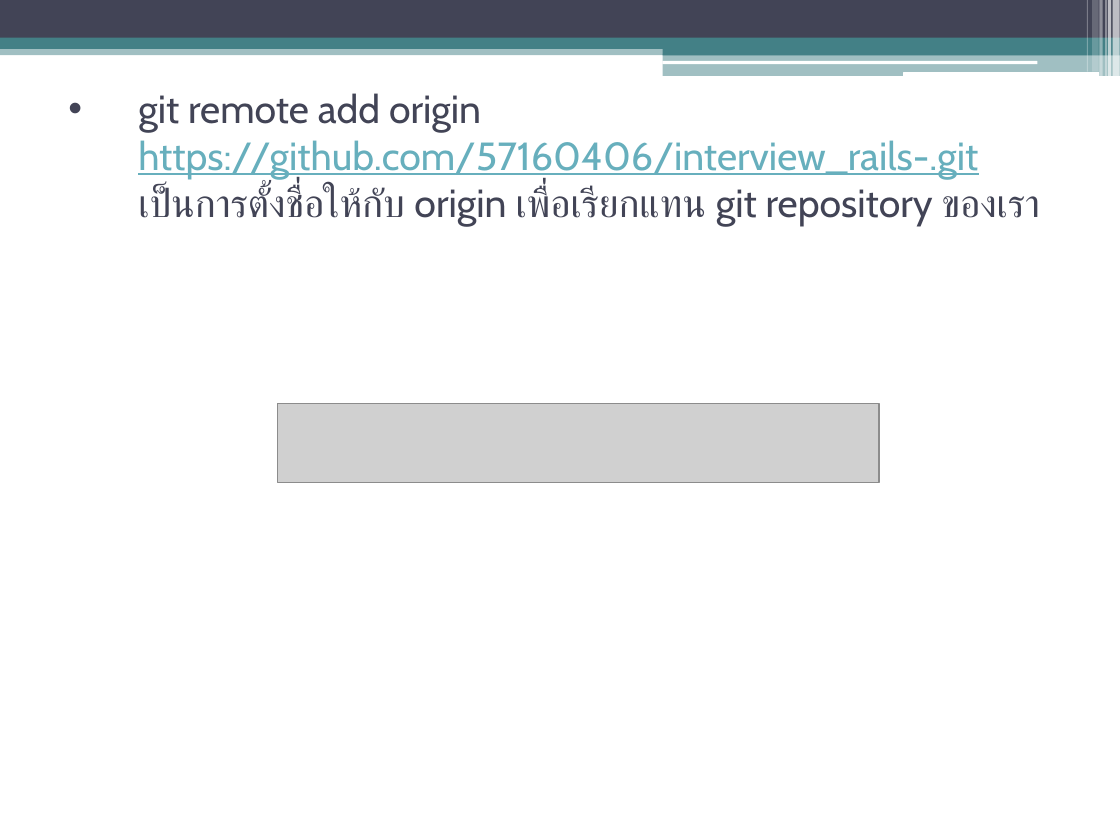
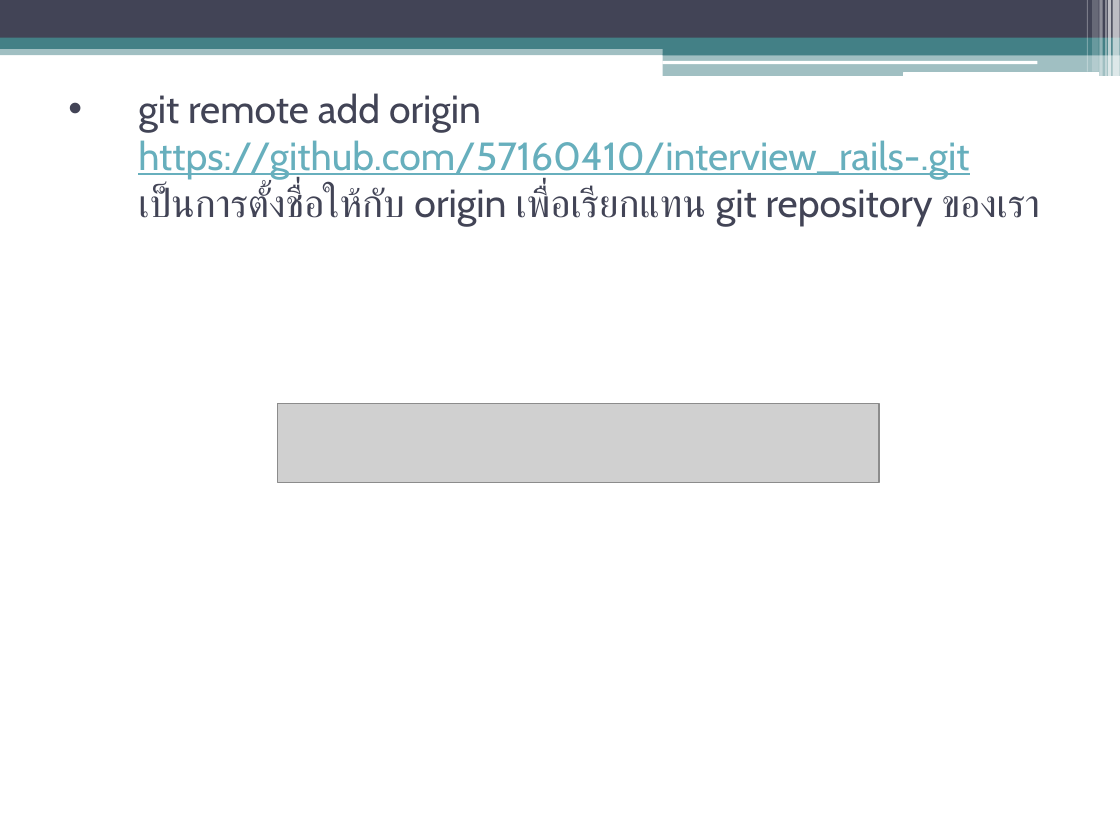
Before and after one commit to 57160410/Rails_Interview, a slide deck: slide 19 of Presentation.pptx. Drawn at 1120x840 pixels with LibreOffice and Linux fonts; fonts in the diff are those of the drawing; grey boxes stand for pictures. Boxes give left, top, right and bottom in pixels: in the first picture for what was removed or moved away, otherwise in the second. Text is boxed around its words. In the diff, an @@ line names an element or a change of style, - is before the commit and + after.

```diff
--- a/Presentation.pptx
+++ b/Presentation.pptx
@@ title at [138, 93, 1040, 227]: text changed @@
-• git remote add origin https://github.com/57160406/interview_rails-.git
-  เป็นการตั้งชื่อให้กับ origin เพื่อเรียกแทน git repository ของเรา
+• git remote add origin https://github.com/57160410/interview_rails-.git
+  เป็นการตั้งชื่อให้กับ origin เพื่อเรียกแทน git repository ของเรา
```
Also in this commit, not shown: 11 other slides changed.
